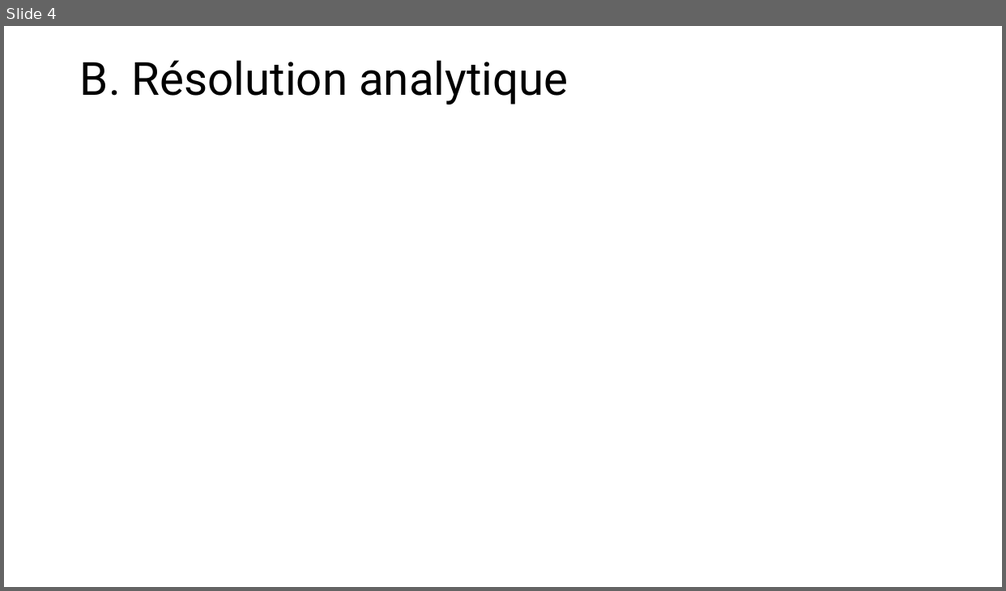
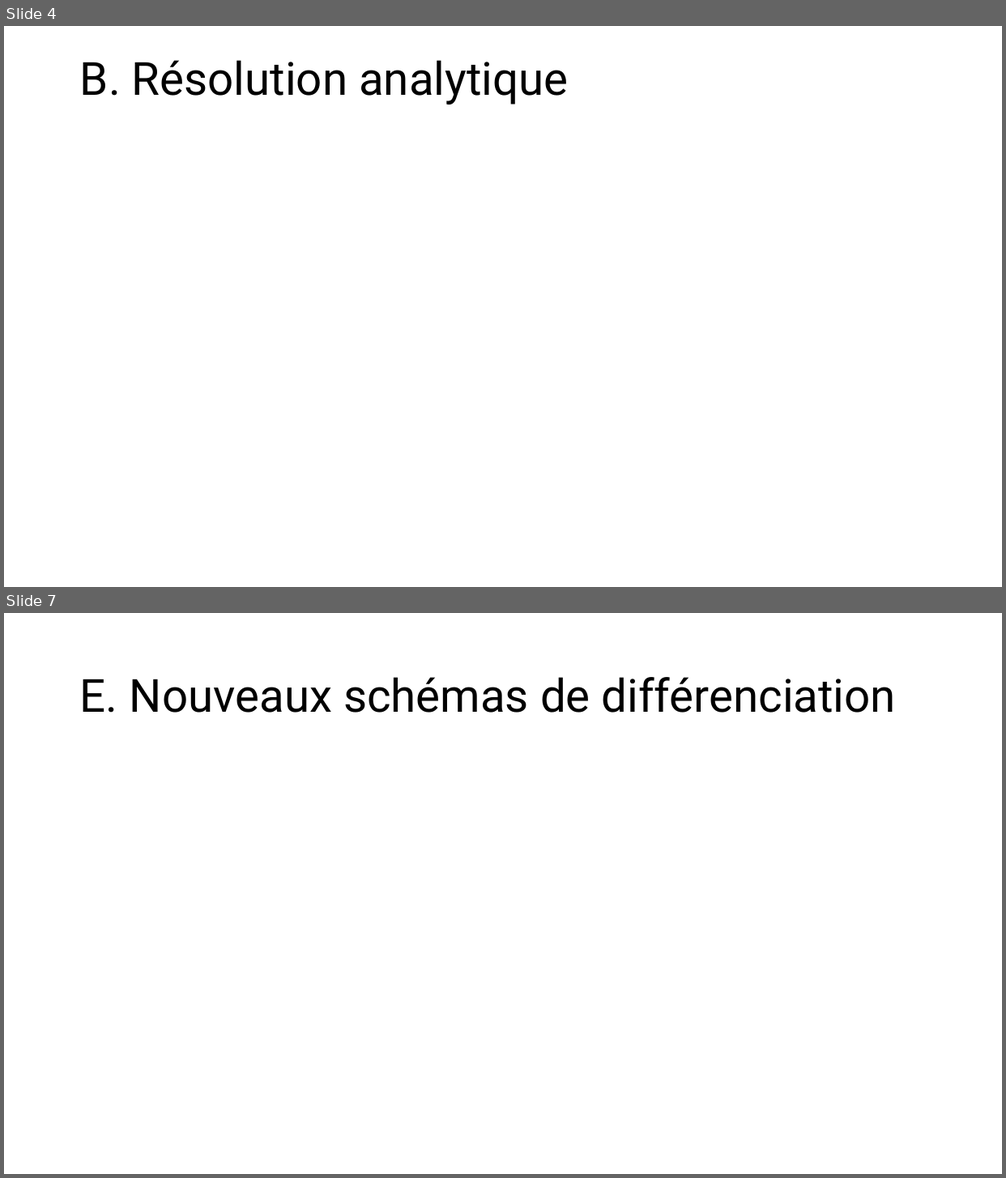
Before and after one commit to antoine-pt/MEC8211, a slide deck: MEC8211-Devoir1.pptx. Shown one above the other, each under a label of ours: slide 4 before the commit, slides 4 and 7 after it; the slides between them are not shown. The pictures are 1006x591 and 1006x1178 pixels, drawn with LibreOffice and Linux fonts; fonts in the diff are those of the drawing; grey boxes stand for pictures. Boxes give left, top, right and bottom in pixels: in the first picture for what was removed or moved away, otherwise in the second. Text is boxed around its words. In the diff, an @@ line names an element or a change of style, - is before the commit and + after.

```diff
--- a/MEC8211-Devoir1.pptx
+++ b/MEC8211-Devoir1.pptx
@@ slide 7 added at bbox=[4, 613, 1002, 1174], background #FFFFFF @@
@@ title added at bbox=[80, 677, 896, 713], 44 pt, text #000000 @@
+E. Nouveaux schémas de différenciation
```
Also in this commit, not shown: 2 other slides added.
